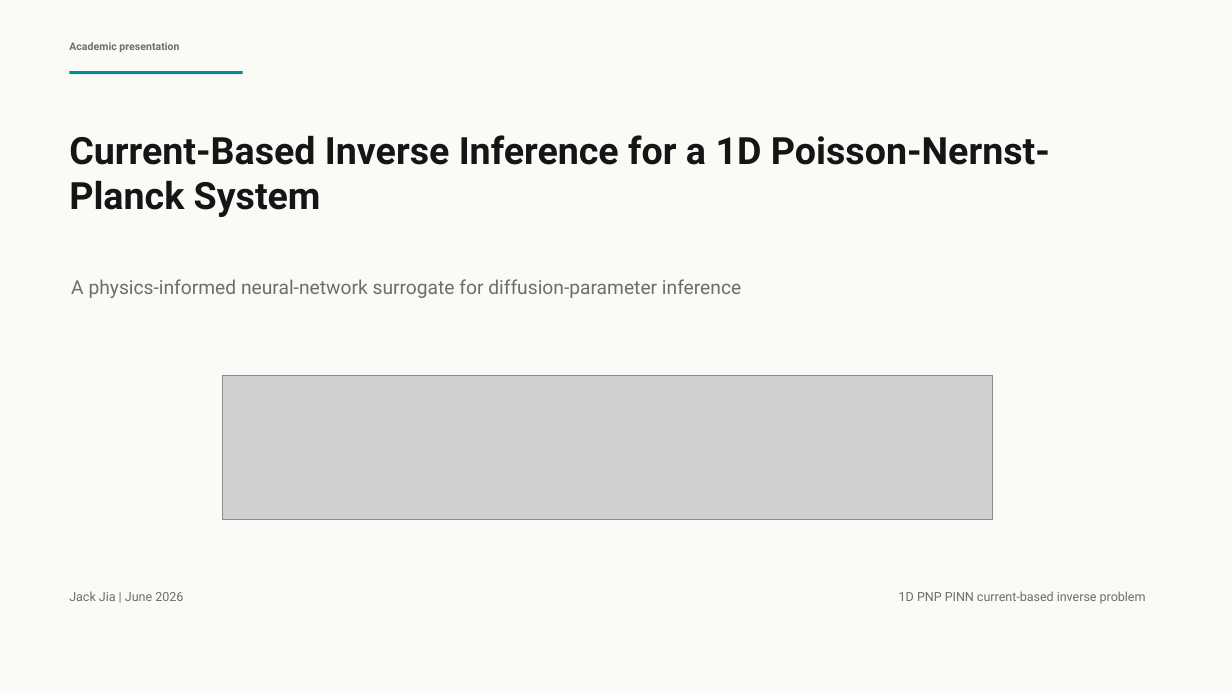
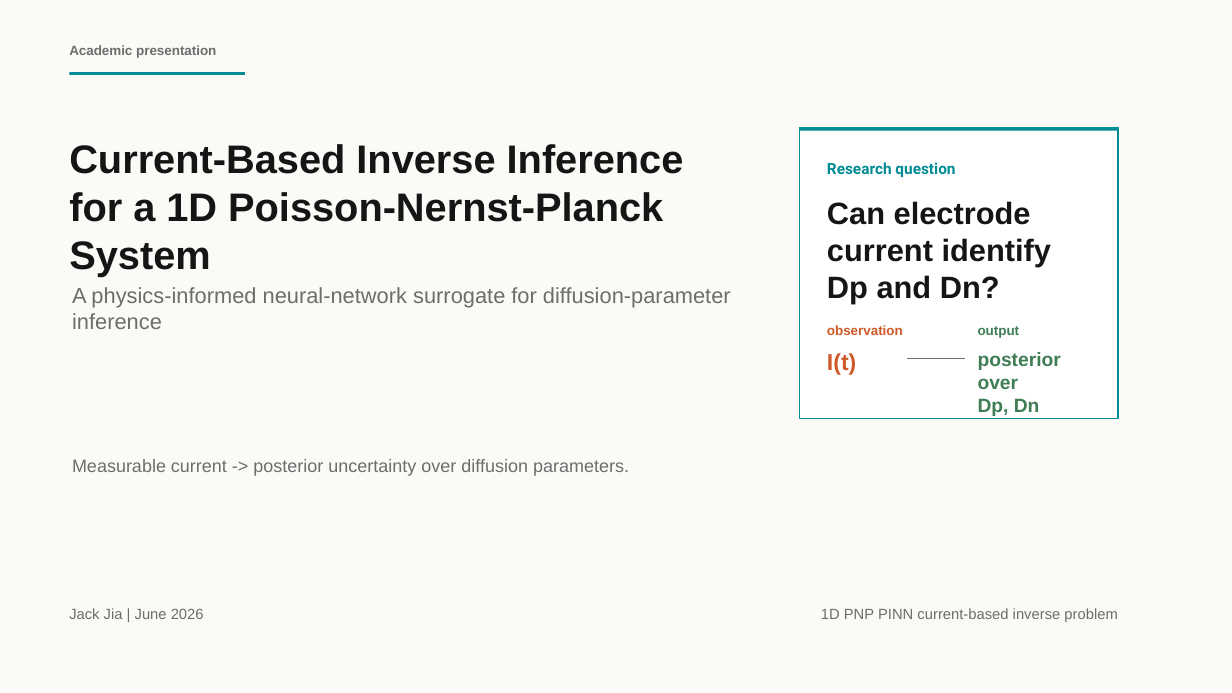
Before and after one commit to jack28257/PINN_JAX, a slide deck: slide 1 of presentation/pnp_pinn_current_inference_presentation.pptx. Drawn at 1232x693 pixels with LibreOffice and Linux fonts; fonts in the diff are those of the drawing; grey boxes stand for pictures. Boxes give left, top, right and bottom in pixels: in the first picture for what was removed or moved away, otherwise in the second. Text is boxed around its words. In the diff, an @@ line names an element or a change of style, - is before the commit and + after.

Commit message:
Refine presentation cover layout

```diff
--- a/presentation/pnp_pinn_current_inference_presentation.pptx
+++ b/presentation/pnp_pinn_current_inference_presentation.pptx
@@ text "Academic presentation" at <box>69,45,216,58</box>: size 8.2 to 10.5 pt, font Roboto to Arial @@
@@ text "Current-Based Inverse Inference for a ..." at <box>69,144,684,222</box>: size 29.2 to 31 pt, font Roboto to Arial @@
@@ rectangle added at <box>799,128,1118,419</box>, fill #FFFFFF, outline #008C95 0.9 pt @@
@@ rectangle added at <box>799,128,1118,131</box>, fill #008C95 @@
@@ text added at <box>827,162,955,177</box>, 12 pt, text #008C95, bold @@
+Research question
@@ text added at <box>827,201,1051,304</box>, 24 pt, text #151515, bold @@
+Can electrode
+current identify
+Dp and Dn?
@@ text "A physics-informed neural-network surrogate for ...": place and size @@
-text "A physics-informed neural-network surrogate for ..." at <box>71,279,741,298</box>
+text "A physics-informed neural-network surrogate for ..." at <box>72,287,731,308</box>
@@ text "A physics-informed neural-network surrogate for ..." at <box>72,287,731,308</box>: size 15 to 17 pt, font Roboto to Arial @@
@@ text added at <box>827,325,903,335</box>, 10.5 pt, text #D05A2A, bold @@
+observation
@@ text added at <box>978,326,1020,338</box>, 10.5 pt, text #3F7D55, bold @@
+output
@@ text added at <box>827,353,856,375</box>, 18 pt, text #D05A2A, bold @@
+I(t)
@@ line added from (908, 359) to (965, 359), #6D6D6D 1.3 pt @@
@@ text added at <box>978,352,1061,416</box>, 15 pt, text #3F7D55, bold @@
+posterior over
+Dp, Dn
@@ picture removed at <box>223,375,993,519</box> @@
@@ text added at <box>72,459,629,476</box>, 14 pt, text #6D6D6D @@
+Measurable current -> posterior uncertainty over diffusion parameters.
@@ text "Jack Jia | June 2026" at <box>69,608,204,619</box>: size 9.8 to 11.5 pt, font Roboto to Arial @@
@@ text "Jack Jia | June 2026": place and size @@
-text "Jack Jia | June 2026" at <box>69,592,183,601</box>
+text "Jack Jia | June 2026" at <box>69,608,204,619</box>
@@ text "1D PNP PINN current-based inverse ...": place and size @@
-text "1D PNP PINN current-based inverse ..." at <box>899,591,1146,604</box>
+text "1D PNP PINN current-based inverse ..." at <box>821,608,1117,622</box>
@@ text "1D PNP PINN current-based inverse ..." at <box>821,608,1117,622</box>: size 9.8 to 11.5 pt, font Roboto to Arial @@
```
